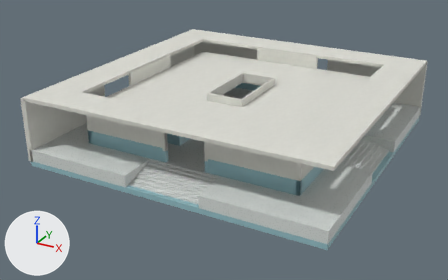
Renders of the glTF model assets/models/art_pass/service_transition_runtime.glb from each side of a commit.
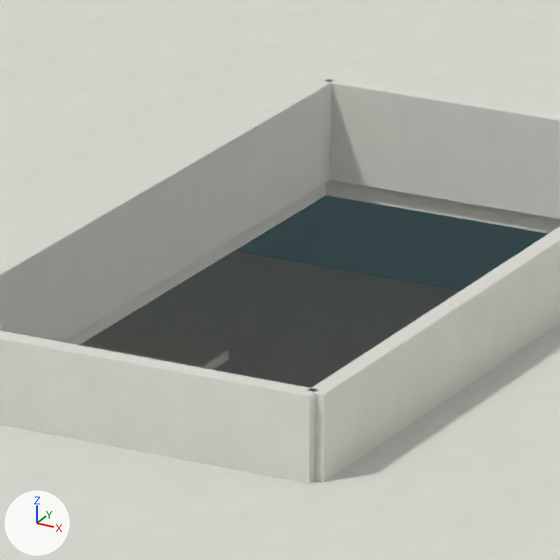
Each version appears first whole from a 50 mm lens placed at (29.0, -56.9, 26.8), pointed at (-1.2, -2.0, -0.6), and next in a close-up on the part from 48% to 59% of the width and 24% to 41% of the height. Lighting does not change. The marker at lower left points along +X, +Y and +Z. The older version's two pictures come first. Objects named as collision shapes, trigger or cutter boxes, shadow casters or lower levels of detail are left out. Vertices at exactly the same position are counted once.

Names of what the first close-up shows: 'VIS_art_pass_coping_ivory', 'VIS_art_pass_plaster_oyster', 'VIS_art_pass_tile_blue', 'VIS_art_pass_tile_pearl'.
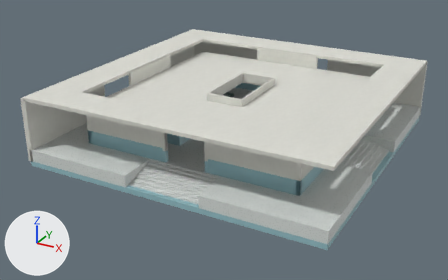
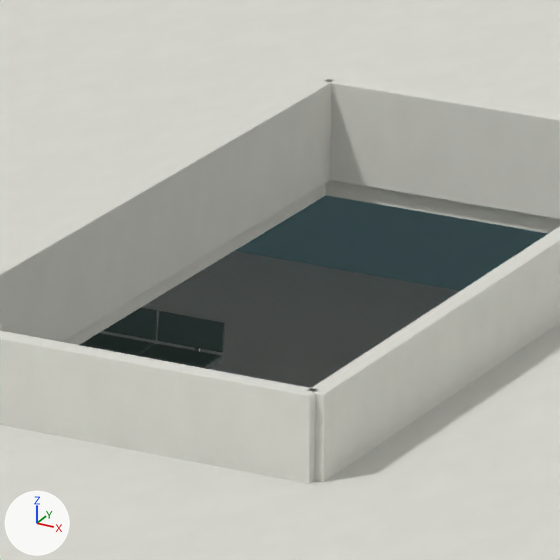
Pixel boxes [x1, y1, x2, y2] of what changed, in the close-ups (560 x 560 px):
'Facility_SeatingV2_service_transition_Formal_Ceramic', added
    after: [80, 307, 225, 369]
'VIS_art_pass_coping_ivory', reshaped (not visible afterwards)
    before: [80, 328, 228, 370]

The change, as a diff of the scene's bpy script:
```diff
--- a/assets/models/art_pass/service_transition_runtime.glb.py
+++ b/assets/models/art_pass/service_transition_runtime.glb.py
@@ me_plaque_arrow_013 @@
 # used by ob_vis_art_pass_coping_ivory; location = (0.0, 0.0, 0.0)
-me_plaque_arrow_013.from_pydata(...)  # 426 vertices, 764 faces; spans x -11.3..11.3, y -11.3..11.3, z 0.9..2.5
+me_plaque_arrow_013.from_pydata(...)  # 330 vertices, 588 faces; spans x -11.3..11.3, y -11.3..11.3, z 2.0..2.5
+# me_plaque_arrow_013 part 1: the loose piece of 24 vertices spanning x -7.2..-4.8, y 6.7..7.3, z 0.9..1.0 is deleted
+# other edits to the shape of me_plaque_arrow_013 do not show in these pictures
 me_plaque_arrow_013.materials.append(mat_art_pass_coping_ivory)
@@ me_seatv2_service_transition_0_lowbackpanel0 @@
+me_seatv2_service_transition_0_lowbackpanel0.from_pydata(...)  # 1344 vertices, 2592 faces; spans x -7.19..7.19, y -7.24..7.24, z 0.92..1.32
+me_seatv2_service_transition_0_lowbackpanel0.materials.append(mat_art_pass_storage_green)
@@ ob_facility_seatingv2_service_transition_formal_ceramic @@
+ob_facility_seatingv2_service_transition_formal_ceramic = bpy.data.objects.new('Facility_SeatingV2_service_transition_Formal_Ceramic', me_seatv2_service_transition_0_lowbackpanel0)
+ob_facility_seatingv2_service_transition_formal_ceramic.location = (0.0, 0.0, 0.0)
```
